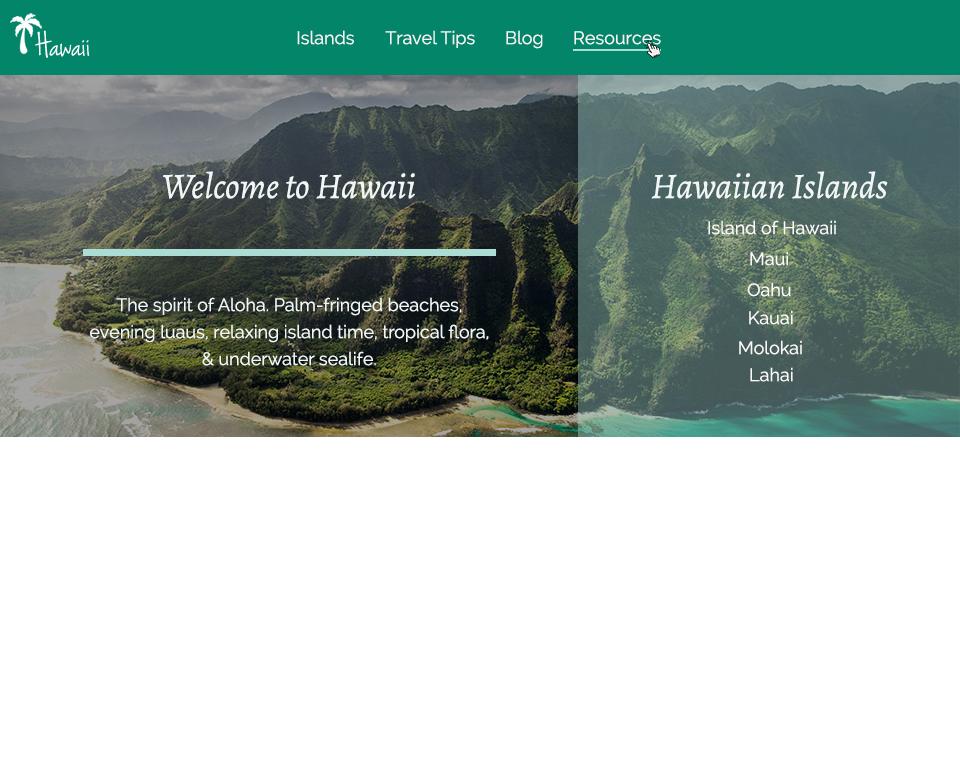
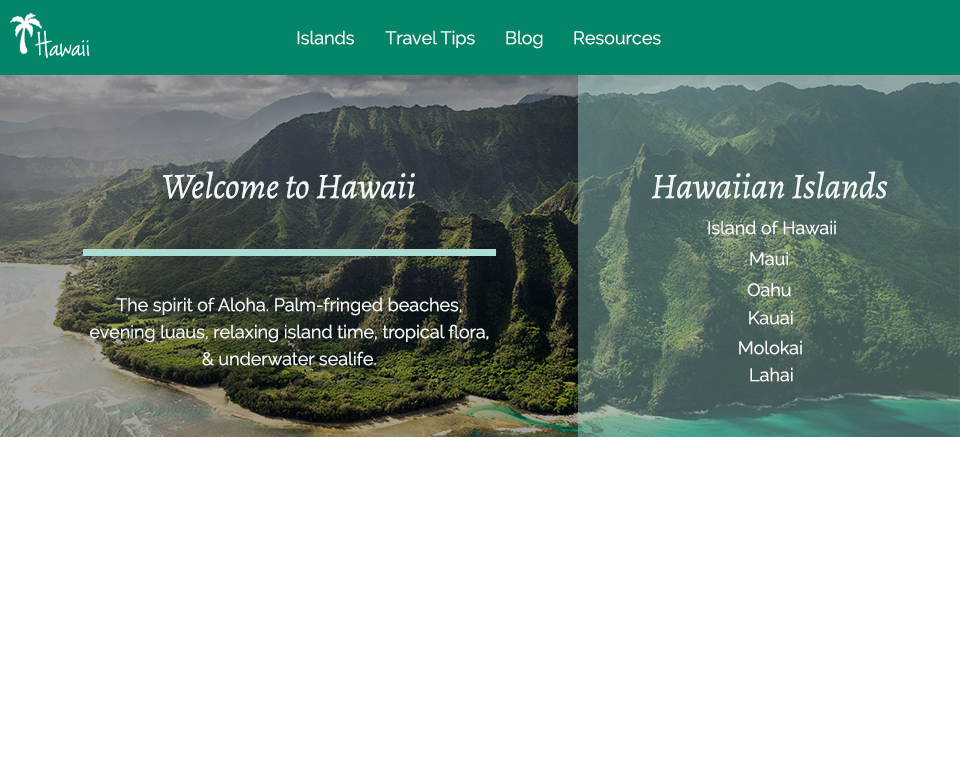
Before/after of a 960px x 768px layered artwork. What changed in the layer stack:
hid group "hover states" (2 layers) over [573, 40, 661, 58]
